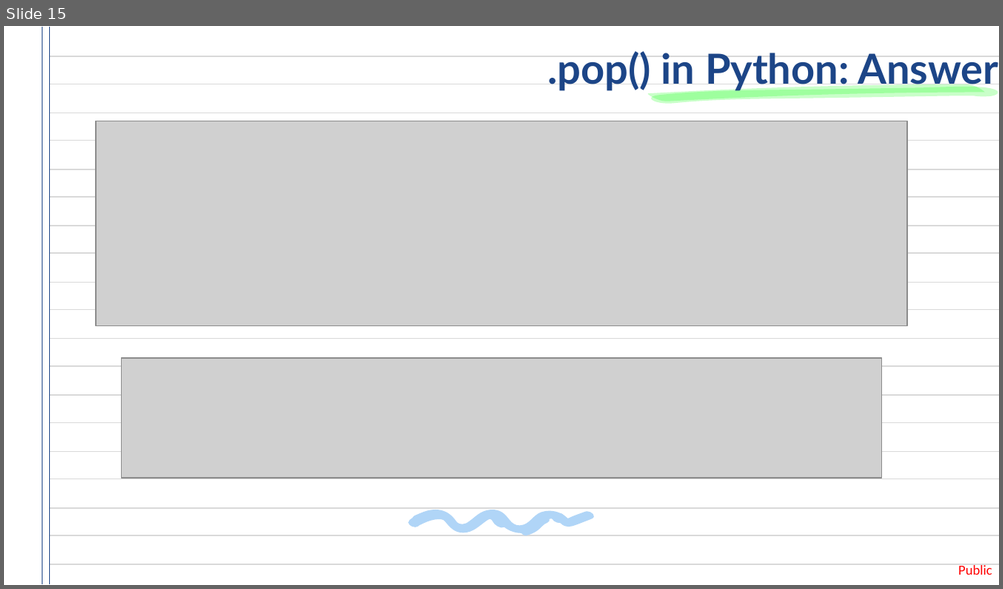
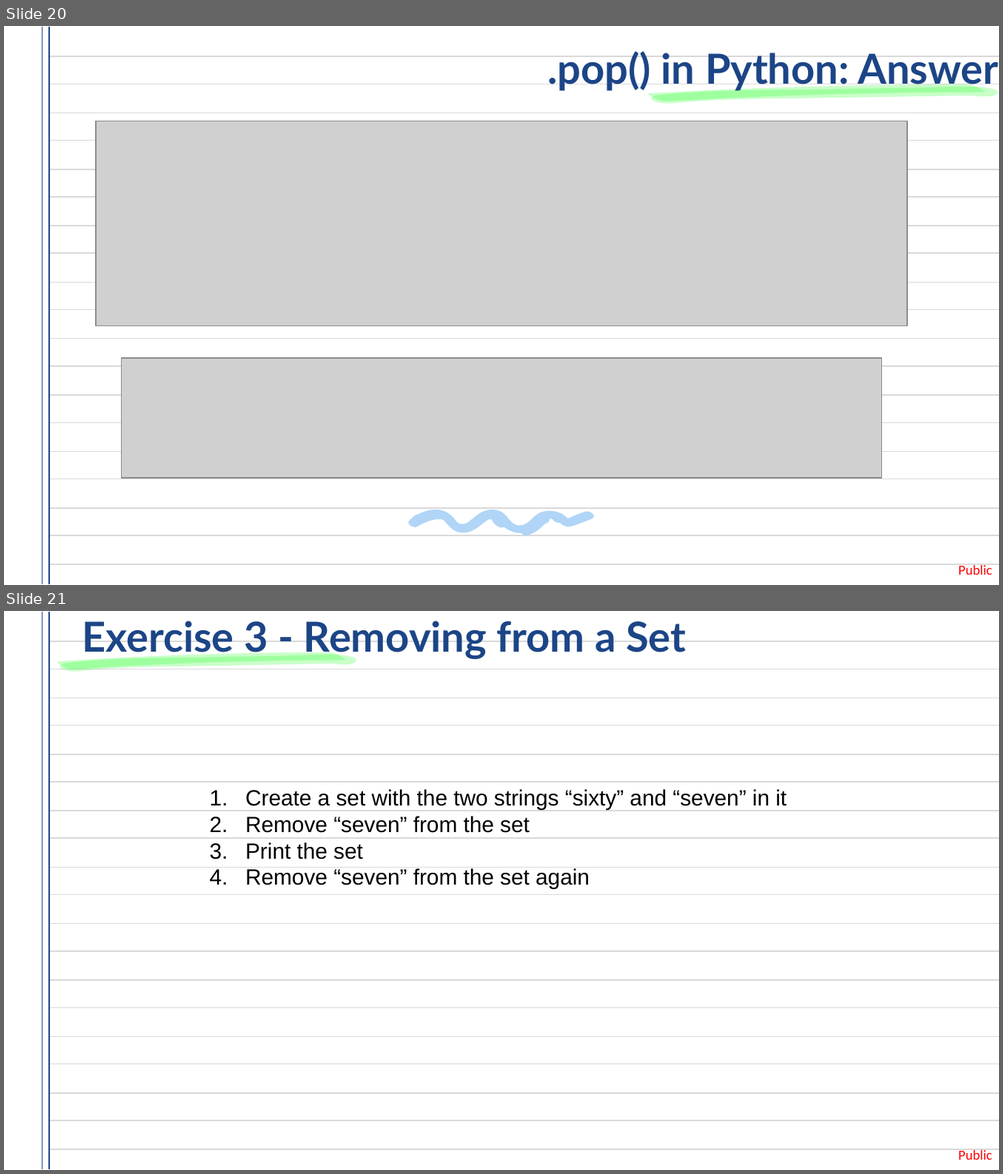
Before and after one commit to pi515/tech-mentorship, a slide deck: lessons/4-collections/4.3-sets/4.3.pptx. Shown one above the other, each under a label of ours: slide 15 before the commit, slides 20 and 21 after it. The pictures are 1003x589 and 1003x1174 pixels, drawn with LibreOffice and Linux fonts; fonts in the diff are those of the drawing; grey boxes stand for pictures. Boxes give left, top, right and bottom in pixels: in the first picture for what was removed or moved away, otherwise in the second. Text is boxed around its words. In the diff, an @@ line names an element or a change of style, - is before the commit and + after.

Commit message:
feat: refine sets lesson 4.3 (#22)
* Update notebook with more exercises
* Refine PowerPoint to be more interactive
* Add clickable Google Colab link

```diff
--- a/lessons/4-collections/4.3-sets/4.3.pptx
+++ b/lessons/4-collections/4.3-sets/4.3.pptx
@@ slide 21 added at (x1=4, y1=611, x2=999, y2=1170), background #FFFFFF; not listed: 22 template elements that a slide beside it also shows @@
@@ title added at (x1=82, y1=621, x2=686, y2=660), 30 pt, text #1C4587, bold @@
+Exercise 3 - Removing from a Set
@@ freeform shape added at (x1=53, y1=655, x2=357, y2=672), fill #00FF00 at 21% opacity @@
@@ freeform shape added at (x1=55, y1=652, x2=345, y2=669), fill #00FF00 at 21% opacity @@
@@ subtitle added at (x1=245, y1=789, x2=786, y2=889), 16 pt, text #000000 @@
+1. Create a set with the two strings “sixty” and “seven” in it
+2. Remove “seven” from the set
+3. Print the set
+4. Remove “seven” from the set again
@@ what was slide 15 is now slide 20 @@
```
Also in this commit, not shown: 24 other slides changed, 10 other slides added, 1 other file.
